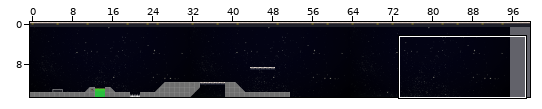
Level history. Tiled map: android/assets/level1.tmx. The picture above shows the old version from afar; the outline marks the close-up.
Close-up. Old version:
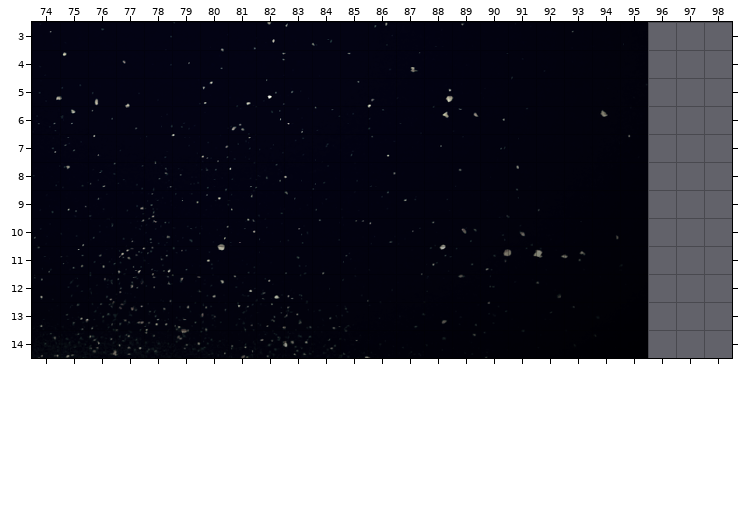
Cells are 32x32 px. Shown: x 74..98, y 3..14. The commit also changed other parts of the map, which this record leaves out.
New version:
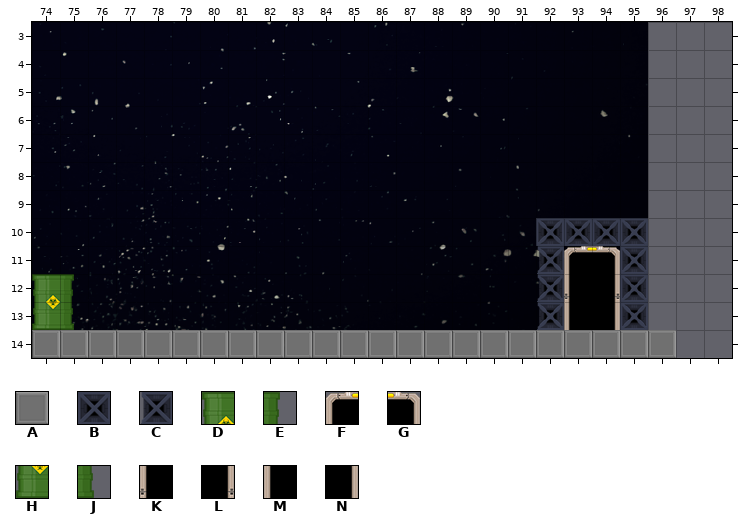
Key: from "set1": A 0; from "set2": B 12, C 13; from "set3": D 2, E 3, F 4, G 5, H 11, J 12, K 13, L 14, M 22, N 23.
_ is an empty cell.
Changes in this commit:
Layer "fg":
y 10: x 92..95 ____ -> BBBB
y 11: x 92..95 ____ -> CFGB
y 12: x 74..75 __ -> DE; x 92..95 ____ -> CKLB
y 13: x 74..75 __ -> HJ; x 92..95 ____ -> CMNB
y 14: x 74..96 _______________________ -> AAAAAAAAAAAAAAAAAAAAAAA
Where, in picture pixels (left, top, right, bottom), the same in both close-ups:
added: (32, 218, 676, 358)
